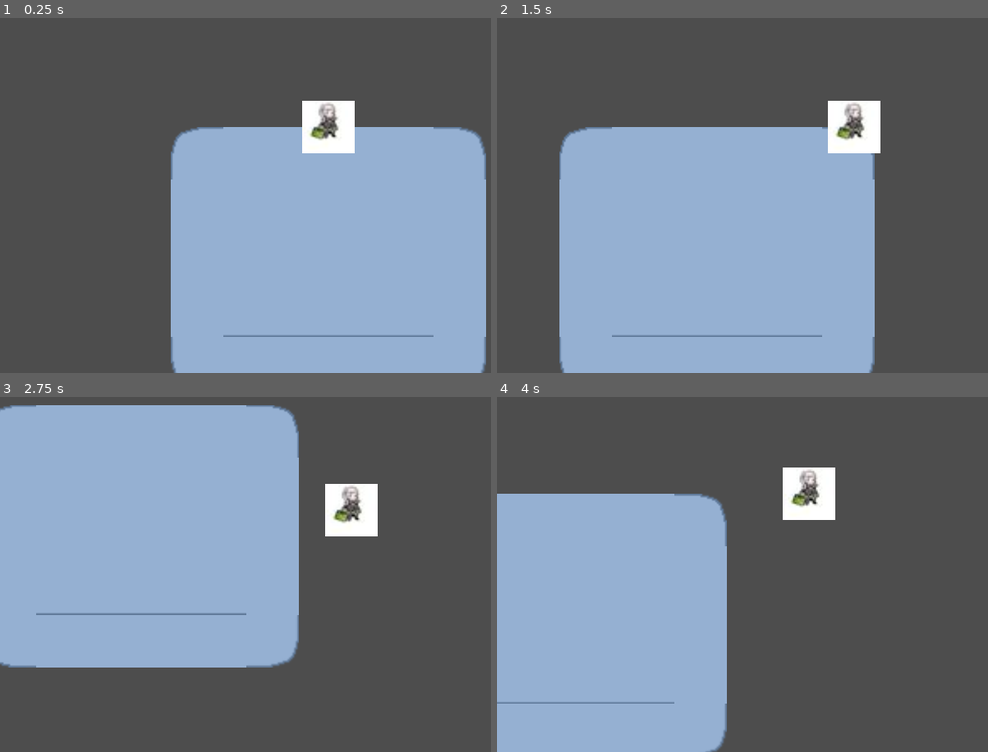
Above: before the commit, frames 1-4 (two rows, left to right).
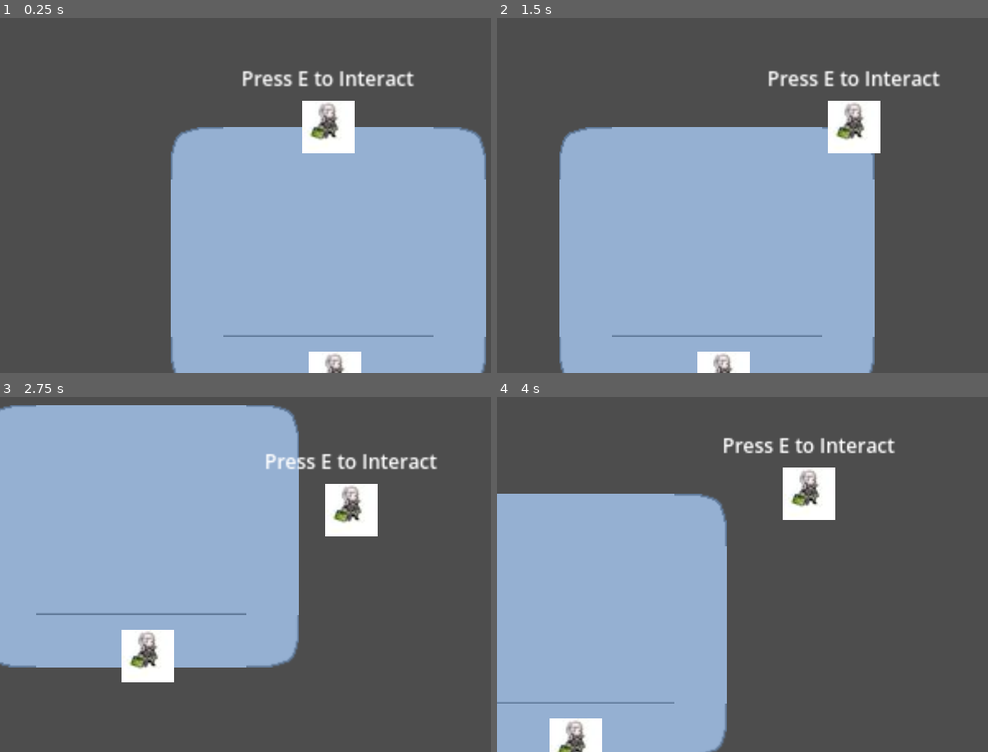
Above: after the commit, the same moments.

Repository: RubeculaBee/dream-catcher
Game: Godot game, scene res://Scenes/Gameobjects/world.tscn
Same seed, same stepped clock (60 frames per second), same inputs: the game is played once before the commit and once after it.
Inputs:
- Up to frame 1 (0.25 s): no input
- Up to frame 2 (1.5 s): tap E (interact, bound only after the commit) at 0.5, 1.35 s; hold D (move_right) 0.53-1.28 s; hold E (interact, bound only after the commit) 0.53-1.28 s; hold S (move_down) from 1.28 s (still down)
- Up to frame 3 (2.75 s): tap E (interact, bound only after the commit) at 2 s; release S (move_down) at 2.03 s; hold D (move_right) from 2.03 s (still down); hold E (interact, bound only after the commit) from 2.03 s (still down)
- Up to frame 4 (4 s): release D (move_right) at 2.78 s; release E (interact, bound only after the commit) at 2.78 s; hold W (move_up) 2.78-3.53 s; tap E (interact, bound only after the commit) at 2.85, 3.5 s; hold A (move_left) from 3.53 s (still down); hold E (interact, bound only after the commit) from 3.53 s (still down)

The runs differ from the first frame. In frame 1, 1.6% of the frame differs, in the area x 49-85%, y 14-100%; in frame 2, 1.5%; in frame 3, 2.4%, in the area x 24-90%, y 15-81%; in frame 4, 1.8%.
Error after the commit: Invalid assignment of property or key 'interact' with value of type 'Nil' on a base object of type 'Area2D (interactible.gd)'. (res://Interactions/npc_example.…

Commit message:
Interaction system added. Broken, will fix

Diff:
--- /dev/null
+++ b/Interactions/interactible.gd
@@ -0,0 +1,7 @@
+extends Area2D
+
+@export var interact_name: String = ""
+@export var is_interactable: bool = true
+
+var interact: Callable = func():
+	pass
--- /dev/null
+++ b/Interactions/interactible.tscn
@@ -0,0 +1,8 @@
+[gd_scene load_steps=2 format=3 uid="uid://mx67iweabvr8"]
+
+[ext_resource type="Script" uid="uid://vgog2l6s5g00" path="res://Interactions/interactible.gd" id="1_usfbc"]
+
+[node name="Interactable" type="Area2D"]
+collision_layer = 2
+collision_mask = 0
+script = ExtResource("1_usfbc")
--- /dev/null
+++ b/Interactions/interacting_component.gd
@@ -0,0 +1,35 @@
+extends Node2D
+
+@onready var interact_label: Label = $InteractLabel
+var current_interactions := []
+var can_interact := true
+
+func _input(event: InputEvent) -> void:
+	if event.is_action_pressed("interact") and can_interact:
+		if current_interactions:
+			can_interact = false
+			interact_label.hide()
+
+			await current_interactions[0].interact.call()
+
+			can_interact = true
+
+func _process(_delta: float) -> void:
+	if current_interactions and can_interact:
+		current_interactions.sort_custom(_sort_by_nearest)
+		if current_interactions[0].is_interactable:
+			interact_label.text = current_interactions[0].interact_name
+			interact_label.show()
+	else:
+		interact_label.hide()
+
+func _sort_by_nearest(area1, area2):
+	var area1_dist = global_position.distance_to(area1.global_position)
+	var area2_dist = global_position.distance_to(area2.global_position)
+	return area1_dist < area2_dist
+
+func _on_interact_range_area_entered(area: Area2D) -> void:
+	current_interactions.push_back(area)
+
+func _on_interact_range_area_exited(area: Area2D) -> void:
+	current_interactions.erase(area)
--- /dev/null
+++ b/Interactions/interacting_component.tscn
@@ -0,0 +1,40 @@
+[gd_scene load_steps=4 format=3 uid="uid://dn32jhinttnwo"]
+
+[ext_resource type="Script" uid="uid://cepe30ttvfyp6" path="res://Interactions/interacting_component.gd" id="1_7wuj4"]
+
+[sub_resource type="CircleShape2D" id="CircleShape2D_esxrx"]
+radius = 6.0
+
+[sub_resource type="LabelSettings" id="LabelSettings_7wuj4"]
+font_size = 12
+
+[node name="InteractingComponent" type="Node2D"]
+script = ExtResource("1_7wuj4")
+
+[node name="InteractRange" type="Area2D" parent="."]
+collision_layer = 0
+collision_mask = 2
+
+[node name="CollisionShape2D" type="CollisionShape2D" parent="InteractRange"]
+shape = SubResource("CircleShape2D_esxrx")
+
+[node name="InteractLabel" type="Label" parent="InteractRange/CollisionShape2D"]
+z_index = 10
+anchors_preset = 8
+anchor_left = 0.5
+anchor_top = 0.5
+anchor_right = 0.5
+anchor_bottom = 0.5
+offset_left = -70.5
+offset_top = -41.0
+offset_right = 70.5
+offset_bottom = -18.0
+grow_horizontal = 2
+grow_vertical = 2
+text = "Press E to Interact"
+label_settings = SubResource("LabelSettings_7wuj4")
+horizontal_alignment = 1
+vertical_alignment = 1
+
+[connection signal="area_entered" from="InteractRange" to="." method="_on_interact_range_area_entered"]
+[connection signal="area_exited" from="InteractRange" to="." method="_on_interact_range_area_exited"]
--- /dev/null
+++ b/Interactions/npc_example.gd
@@ -0,0 +1,13 @@
+extends StaticBody2D
+
+@onready var interactable: Area2D = $Interactable
+@onready var animated_sprite_2d: AnimatedSprite2D = $AnimatedSprite2D
+
+func _ready() -> void:
+	interactable.interact = _on_interact()
+
+func _on_interact():
+	if animated_sprite_2d.frame == 0:
+		animated_sprite_2d.frame = 1
+		interactable.is_interactable = false
+		print("yo whaddup.")
--- /dev/null
+++ b/Interactions/npc_example.tscn
@@ -0,0 +1,37 @@
+[gd_scene load_steps=7 format=3 uid="uid://bww62ryakkg8x"]
+
+[ext_resource type="Script" uid="uid://hheushakki8f" path="res://Interactions/npc_example.gd" id="1_c17ow"]
+[ext_resource type="Texture2D" uid="uid://dfecyinx7psmr" path="res://Resources/Images/Robin.jpg" id="1_uv30y"]
+[ext_resource type="PackedScene" uid="uid://mx67iweabvr8" path="res://Interactions/interactible.tscn" id="2_c17ow"]
+
+[sub_resource type="SpriteFrames" id="SpriteFrames_uv30y"]
+animations = [{
+"frames": [{
+"duration": 1.0,
+"texture": ExtResource("1_uv30y")
+}],
+"loop": true,
+"name": &"walk",
+"speed": 5.0
+}]
+
+[sub_resource type="RectangleShape2D" id="RectangleShape2D_c17ow"]
+
+[sub_resource type="CircleShape2D" id="CircleShape2D_khw1g"]
+radius = 21.023796
+
+[node name="NPC_Example" type="StaticBody2D"]
+script = ExtResource("1_c17ow")
+
+[node name="AnimatedSprite2D" type="AnimatedSprite2D" parent="."]
+sprite_frames = SubResource("SpriteFrames_uv30y")
+animation = &"walk"
+
+[node name="CollisionShape2D" type="CollisionShape2D" parent="."]
+shape = SubResource("RectangleShape2D_c17ow")
+
+[node name="Interactable" parent="." instance=ExtResource("2_c17ow")]
+interact_name = "Talk"
+
+[node name="CollisionShape2D" type="CollisionShape2D" parent="Interactable"]
+shape = SubResource("CircleShape2D_khw1g")
--- a/Scenes/Gameobjects/world.tscn
+++ b/Scenes/Gameobjects/world.tscn
@@ -1,8 +1,10 @@
-[gd_scene load_steps=5 format=4 uid="uid://cdb7odxnrglun"]
+[gd_scene load_steps=7 format=4 uid="uid://cdb7odxnrglun"]
 
 [ext_resource type="Script" uid="uid://rexxi281wnvk" path="res://player.gd" id="1_cjsli"]
 [ext_resource type="Texture2D" uid="uid://dfecyinx7psmr" path="res://Resources/Images/Robin.jpg" id="2_kg00p"]
 [ext_resource type="TileSet" uid="uid://cryql3wbplkqj" path="res://Resources/Tilesets/test-tileset.tres" id="3_0gj33"]
+[ext_resource type="PackedScene" uid="uid://dn32jhinttnwo" path="res://Interactions/interacting_component.tscn" id="4_kg00p"]
+[ext_resource type="PackedScene" uid="uid://bww62ryakkg8x" path="res://Interactions/npc_example.tscn" id="5_0gj33"]
 
 [sub_resource type="SpriteFrames" id="SpriteFrames_aqk2v"]
 animations = [{
@@ -34,3 +36,8 @@
 [node name="Camera2D" type="Camera2D" parent="Player"]
 zoom = Vector2(2, 2)
 position_smoothing_enabled = true
+
+[node name="InteractingComponent" parent="Player" instance=ExtResource("4_kg00p")]
+
+[node name="NPC_Example" parent="." instance=ExtResource("5_0gj33")]
+position = Vector2(4, 153)
--- a/project.godot
+++ b/project.godot
@@ -46,6 +46,15 @@
 "events": [Object(InputEventKey,"resource_local_to_scene":false,"resource_name":"","device":-1,"window_id":0,"alt_press …(192 unchanged characters)…
 ]
 }
+interact={
+"deadzone": 0.2,
+"events": [Object(InputEventKey,"resource_local_to_scene":false,"resource_name":"","device":-1,"window_id":0,"alt_pressed":false,"shift_pressed":false,"ctrl_pressed":false,"meta_pressed":false,"pressed":false,"keycode":0,"physical_keycode":69,"key_label":0,"unicode":101,"location":0,"echo":false,"script":null)
+]
+}
+
+[layer_names]
+
+2d_physics/layer_2="interactions"
 
 [rendering]
 
Not shown, added: Interactions/interactible.gd.uid
Not shown, added: Interactions/interacting_component.gd.uid
Not shown, added: Interactions/npc_example.gd.uid
